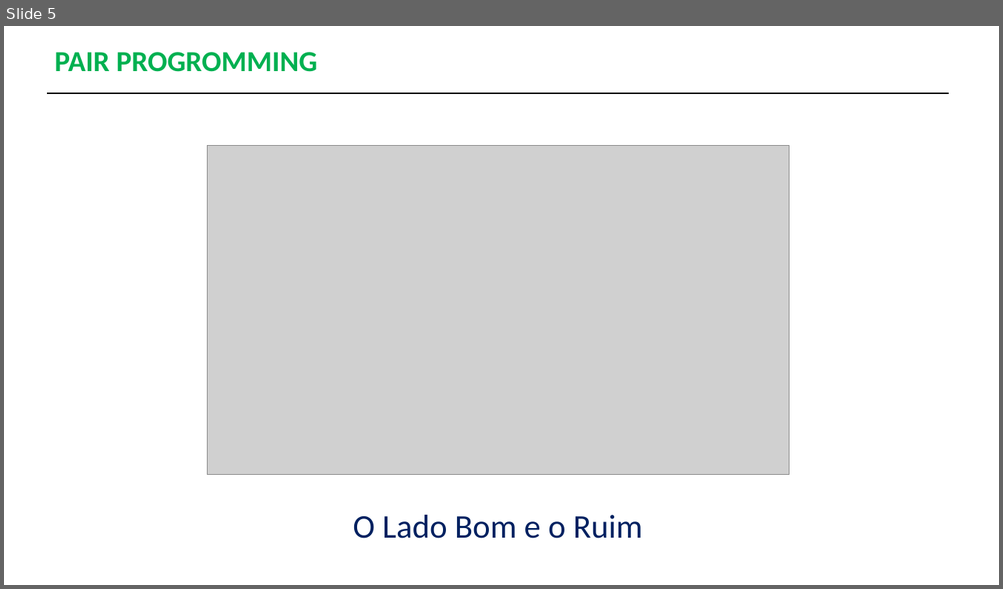
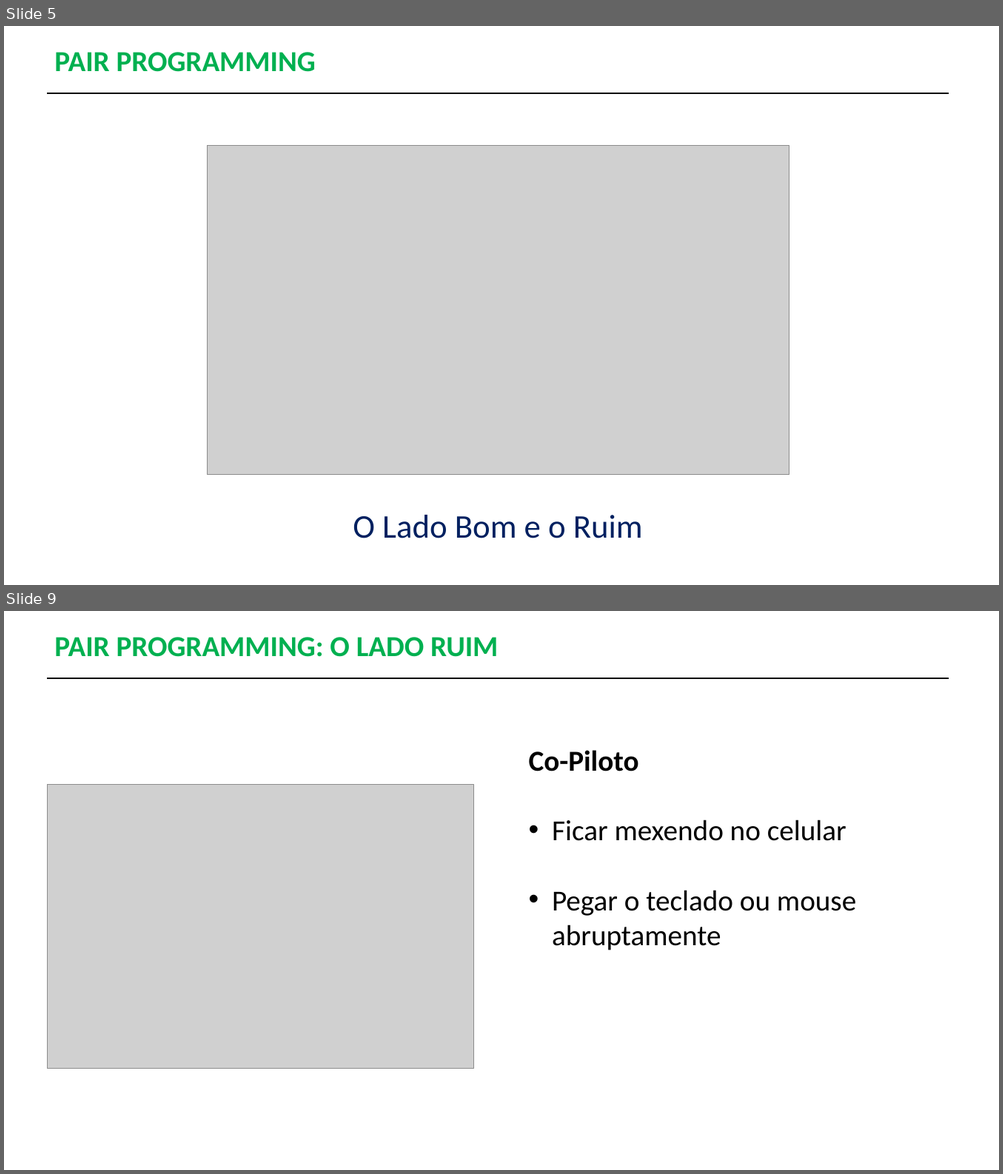
Before and after one commit to ricardohtakuno/Pair-Programming, a slide deck: Apresentação-PairProgramming.pptx. Shown one above the other, each under a label of ours: slide 5 before the commit, slides 5 and 9 after it; the slides between them are not shown. The pictures are 1003x589 and 1003x1174 pixels, drawn with LibreOffice and Linux fonts; fonts in the diff are those of the drawing; grey boxes stand for pictures. Boxes give left, top, right and bottom in pixels: in the first picture for what was removed or moved away, otherwise in the second. Text is boxed around its words. In the diff, an @@ line names an element or a change of style, - is before the commit and + after.

```diff
--- a/Apresentação-PairProgramming.pptx
+++ b/Apresentação-PairProgramming.pptx
@@ slide 9 added at (4, 611, 999, 1170), background #FFFFFF @@
@@ text added at (54, 637, 498, 657), 28 pt, text #00B050, bold @@
+PAIR PROGRAMMING: O LADO RUIM
@@ line added from (47, 678) to (948, 678), #000000 1.5 pt @@
@@ text added at (529, 750, 856, 951), 28 pt, text #000000 @@
+Co-Piloto
+• Ficar mexendo no celular
+• Pegar o teclado ou mouse abruptamente
@@ picture added at (47, 784, 473, 1069) @@
@@ slide 5 changed as well @@
@@ text at (54, 52, 316, 72): text changed @@
-PAIR PROGROMMING
+PAIR PROGRAMMING
```
Also in this commit, not shown: 3 other slides changed, 5 other slides added, 1 slide removed, 2 other files.
